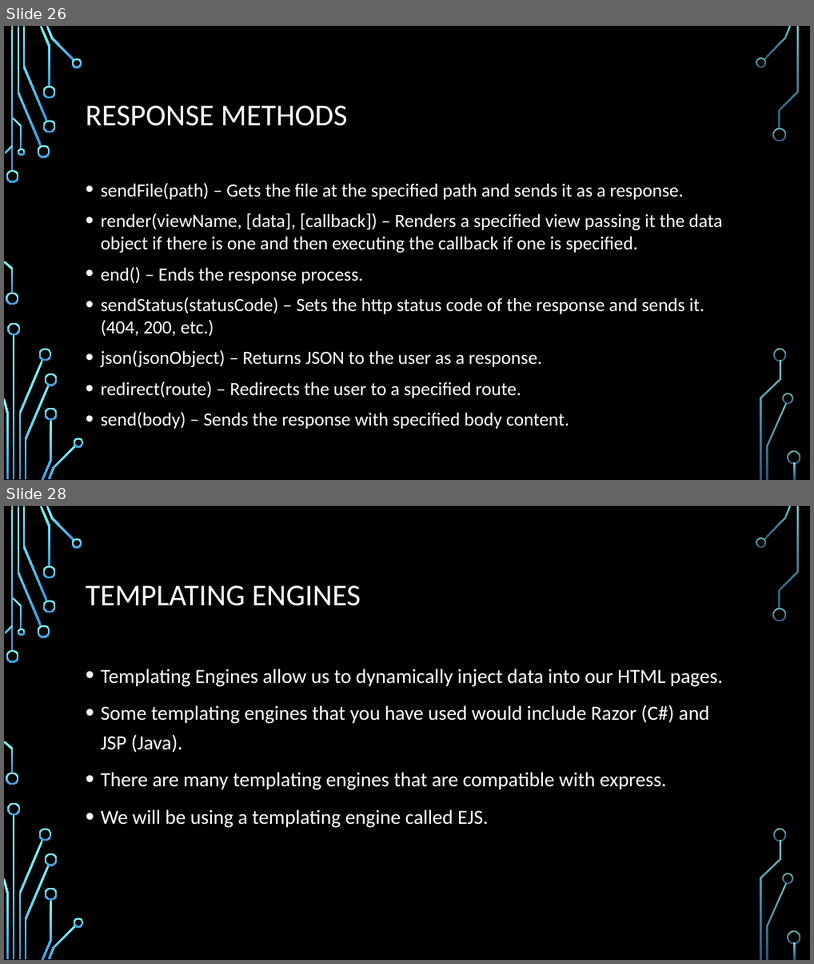
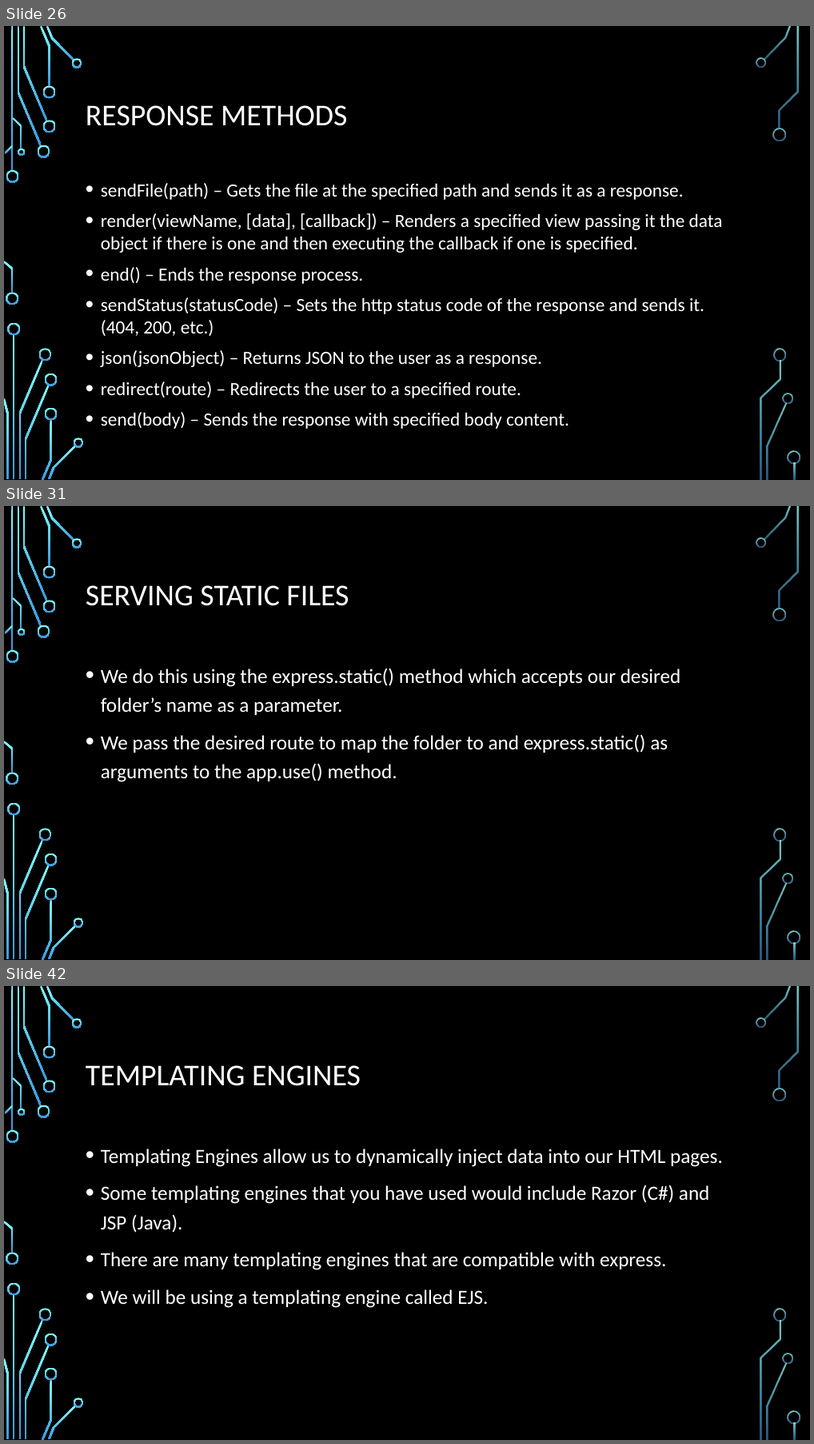
Before and after one commit to aliceroherty/ResearchProject, a slide deck: Presentation/Node.pptx. Shown one above the other, each under a label of ours: slides 26 and 28 before the commit, slides 26, 31 and 42 after it; the slides between them are not shown. The pictures are 814x964 and 814x1444 pixels, drawn with LibreOffice and Linux fonts; fonts in the diff are those of the drawing; background and template pictures are left out. Boxes give left, top, right and bottom in pixels: in the first picture for what was removed or moved away, otherwise in the second. Text is boxed around its words. In the diff, an @@ line names an element or a change of style, - is before the commit and + after.

```diff
--- a/Presentation/Node.pptx
+++ b/Presentation/Node.pptx
@@ slide 31 added at (4, 506, 810, 960), background picture (left out); not listed: 36 template elements that a slide beside it also shows @@
@@ title added at (86, 585, 349, 606), 36 pt, text #FFFFFF @@
+SERVING STATIC FILES
@@ text added at (101, 668, 682, 782), 24 pt, text #FFFFFF @@
+• We do this using the express.static() method which accepts our desired folder’s name as a parameter.
+• We pass the desired route to map the folder to and express.static() as arguments to the app.use() method.
@@ what was slide 28 is now slide 42 @@
```
Also in this commit, not shown: 13 other slides added, 18 other files.
